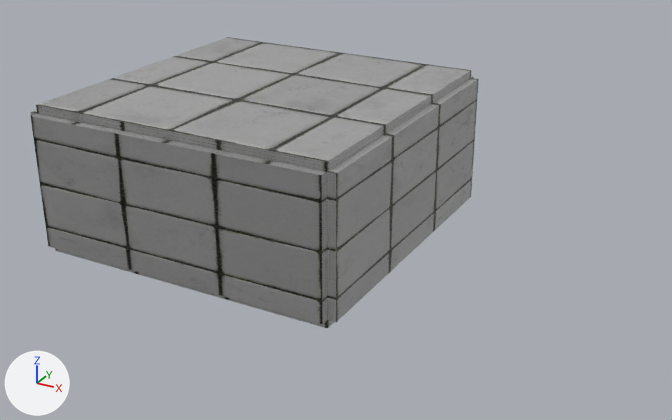
The Blender file tools/map/obj/nk_arch/nk_arch.blend, before and after one commit.
Both versions are drawn from a 50 mm camera at (60.1, -91.2, 47.9) aimed at (11.8, -3.3, 4.0). Every picture has the same lights, and +X, +Y and +Z are marked at lower left.
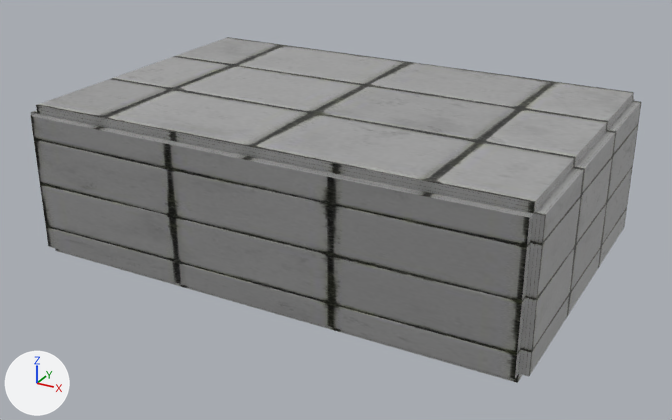
What differs and where, as boxes (x1, y1, x2, y2) in the pictures (672 x 420 px):
'Cube.003', mesh rescaled (69% wider, 26% taller): before (31, 114, 327, 324); after (31, 114, 533, 379)
'Cube.005', mesh rescaled (37% wider, 30% taller): before (36, 37, 471, 172); after (36, 37, 634, 213)
'Cube.110', added: after (518, 101, 641, 376)
'Cube', mesh rescaled: before (55, 248, 334, 328); after (55, 248, 522, 383)
'Cube.002', unchanged, covered by the edit: before (327, 78, 478, 322)

The edits, one by one:
me_cube_001 has 8 vertices, 6 faces and spans x -15.0..22.0, y -14.0..23.0, z -1.0..0.0.
me_cube_001 is used by ob_cube; location (-2.0, -6.0, 0.0).
me_cube_001 part 1: the whole mesh is scaled about its middle by (1.54, 1, 1), then moved by (10.0, 0.0, 0.0).
me_cube_004 has 8 vertices, 6 faces and spans x -15.0..22.0, y -14.0..-13.0, z 0.0..16.0.
me_cube_004 is used by ob_cube_003; location (-2.0, -7.0, 0.0).
me_cube_004 part 2: the whole mesh is scaled about its middle by (1.54, 1, 1), then moved by (10.0, 0.0, 0.0).
me_cube_006 has 8 vertices, 6 faces and spans x -15.0..22.0, y -14.0..23.0, z 9.0..10.0.
me_cube_006 is used by ob_cube_005; location (-2.0, -6.0, 7.0).
me_cube_006 part 3: the whole mesh is scaled about its middle by (1.54, 1, 1), then moved by (10.0, 0.0, 0.0).
Mesh me_cube_046 is new.
It is a box spanning x -45.0..-44.0, y -13.0..24.0, z 0.0..16.0.
It uses material mat_material_001.
Object 'Cube.110' (ob_cube_110) is new; it shows me_cube_046.
Its location is (85.0, -7.0, 0.0).
